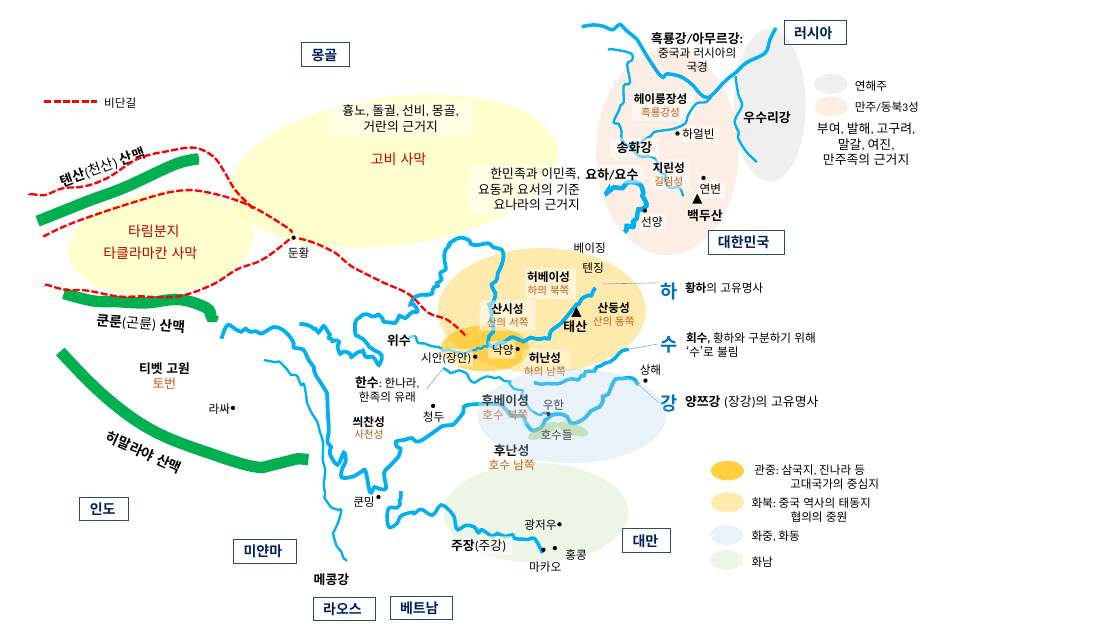
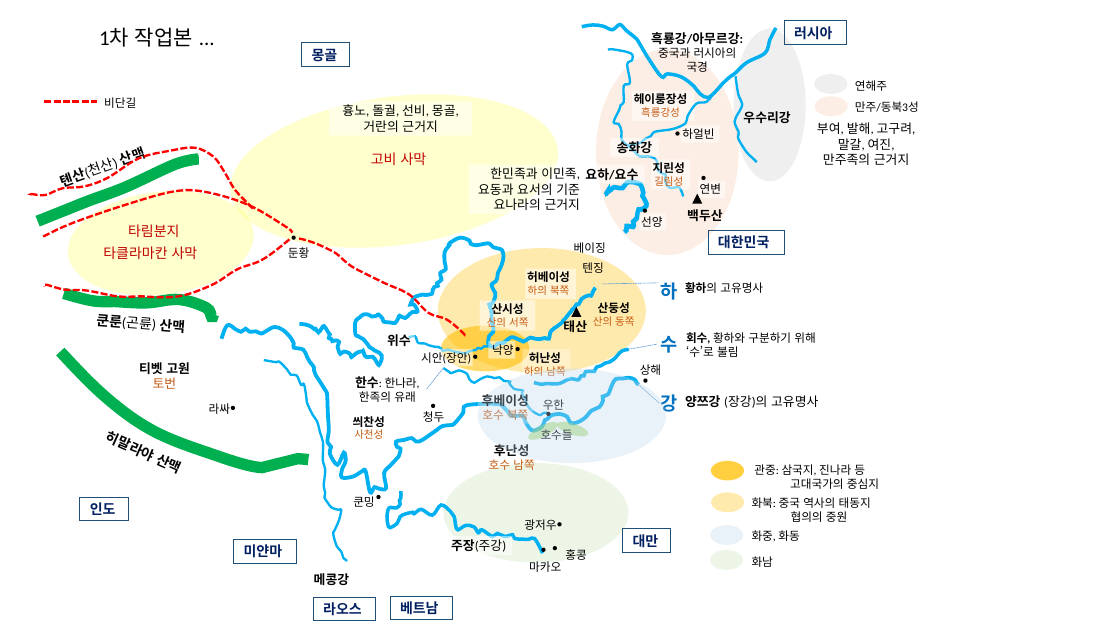
Before and after one commit to whitesoun/homepage, a slide deck: slide 3 of 0.PPT파일/국가별지리_가로_02_2020-10-18.pptx. Drawn at 1120x630 pixels with LibreOffice and Linux fonts; fonts in the diff are those of the drawing; background and template pictures are left out. Boxes give left, top, right and bottom in pixels: in the first picture for what was removed or moved away, otherwise in the second. Text is boxed around its words. In the diff, an @@ line names an element or a change of style, - is before the commit and + after.

```diff
--- a/0.PPT파일/국가별지리_가로_02_2020-10-18.pptx
+++ b/0.PPT파일/국가별지리_가로_02_2020-10-18.pptx
@@ text added at bbox=[99, 27, 193, 47], 18 pt, text #000000 @@
+1차 작업본 ...
```
Also in this commit, not shown: 1 other slide changed, 4 other files.
